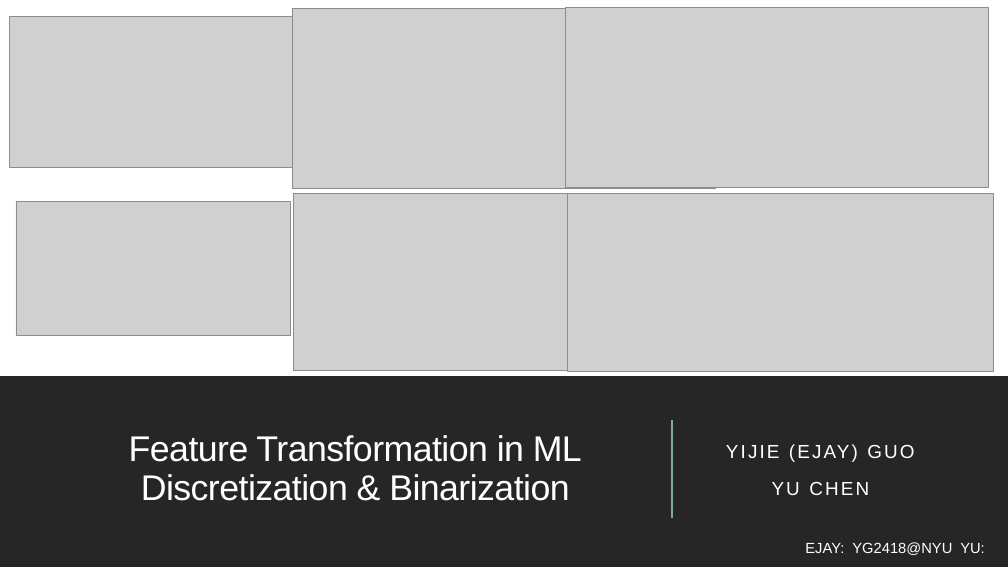
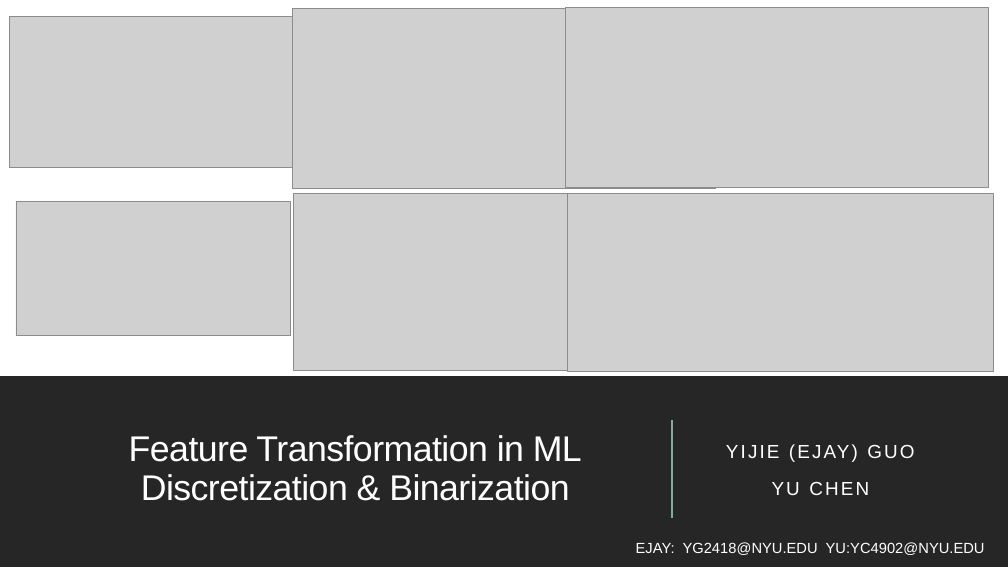
Before and after one commit to ejayguo/NYU-ML-2021-Spring, a slide deck: slide 1 of Documents/YijieGuo_YuChen_Presentation.pptx. Drawn at 1008x567 pixels with LibreOffice and Linux fonts; fonts in the diff are those of the drawing; grey boxes stand for pictures. Boxes give left, top, right and bottom in pixels: in the first picture for what was removed or moved away, otherwise in the second. Text is boxed around its words. In the diff, an @@ line names an element or a change of style, - is before the commit and + after.

```diff
--- a/Documents/YijieGuo_YuChen_Presentation.pptx
+++ b/Documents/YijieGuo_YuChen_Presentation.pptx
@@ text at <box>636,542,985,555</box>: text changed @@
-EJAY: YG2418@NYU YU:
+EJAY: YG2418@NYU.EDU YU:YC4902@NYU.EDU
```
Also in this commit, not shown: 2 other slides changed.
